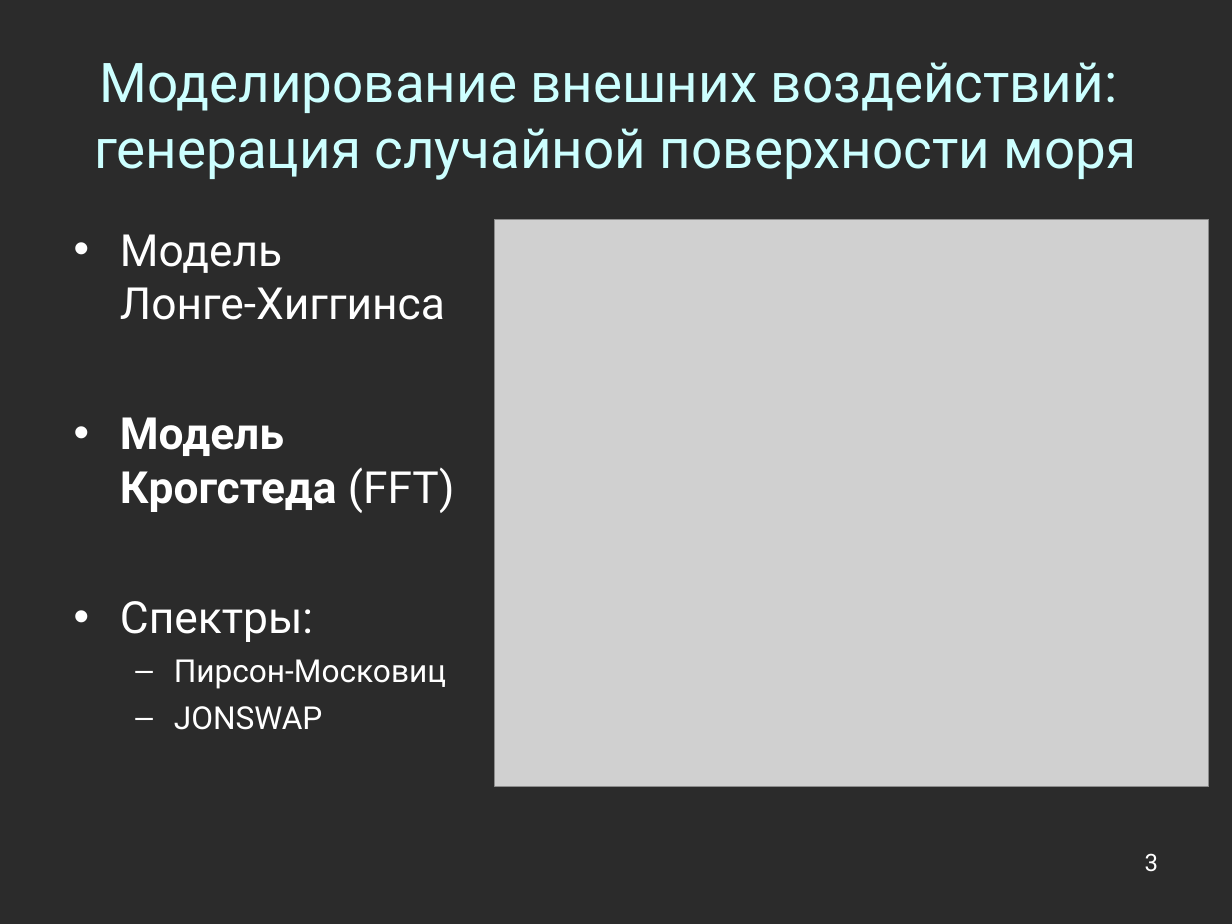
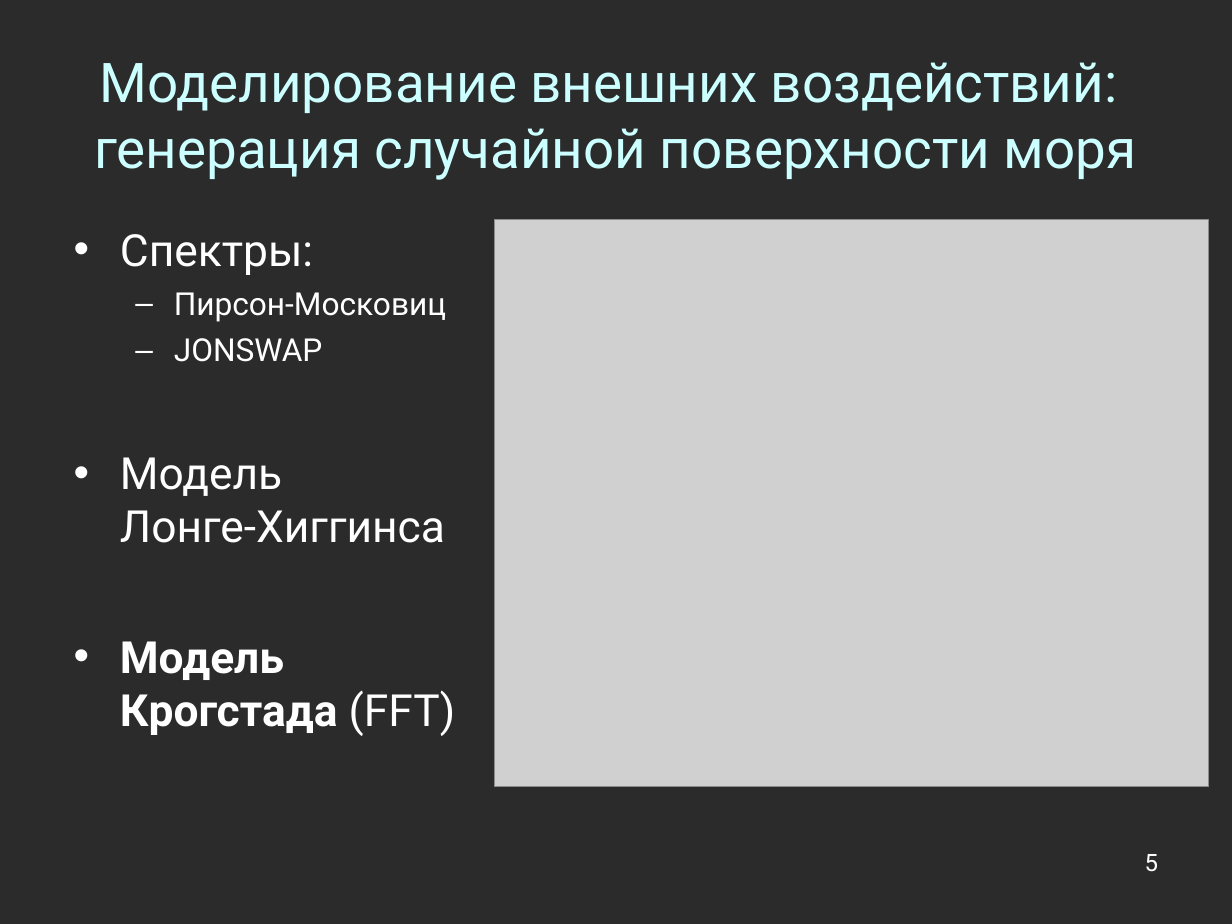
Before and after one commit to Jacobi20/nano-vis, a slide deck: slide 5 of docs/conf_2011_cyprus/conf_2011_cyprus.ppt (slide 3 before the commit). Drawn at 1232x924 pixels with LibreOffice and Linux fonts; fonts in the diff are those of the drawing; grey boxes stand for pictures; background and template pictures are left out; a plain dark background stands for a picture behind light text. Boxes give left, top, right and bottom in pixels: in the first picture for what was removed or moved away, otherwise in the second. Text is boxed around its words. In the diff, an @@ line names an element or a change of style, - is before the commit and + after.

```diff
--- a/docs/conf_2011_cyprus/conf_2011_cyprus.ppt
+++ b/docs/conf_2011_cyprus/conf_2011_cyprus.ppt
@@ text at box(120, 234, 455, 513): paragraphs removed @@
-• Модель
-  Лонге-Хиггинса
-• Модель Крогстеда (FFT)
@@ text at box(120, 457, 456, 736): paragraphs added @@
+• Модель
+  Лонге-Хиггинса
+• Модель Крогстада (FFT)
@@ page number at box(1145, 854, 1158, 872): text changed @@
-3
+5
```
Also in this commit, not shown: 10 other slides changed, 8 slides added, 1 slide removed, 5 other files.
